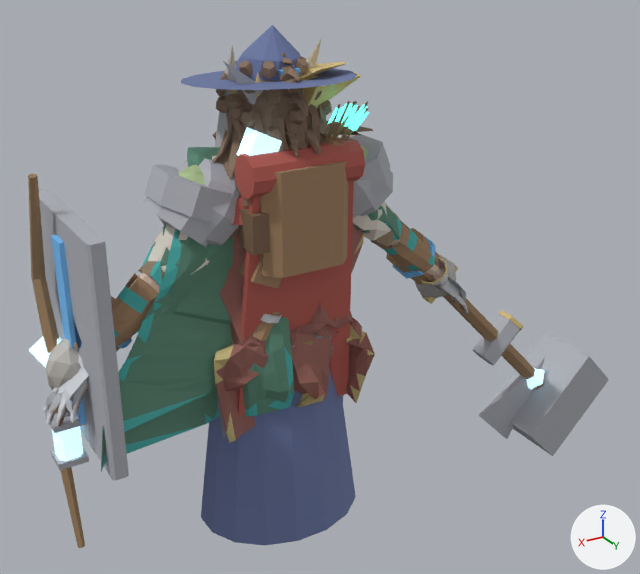
One commit to the Blender file art/creator/humanoid_heavy/humanoid_heavy_feminine.blend: the scene before it, then after it.
The view is the same before and after, from a 50 mm camera at (1.49, 2.84, 2.48) aimed at (-0.32, -0.18, 0.97). The axes (+X, +Y, +Z) are drawn at lower right. The lights are the same throughout. The picture after the commit comes second.

In view in the first picture: 'part.arms.ranger_bracers', 'part.back.backpack', 'part.back.cape', 'part.back.travel_cape', 'part.hair.coils', 'part.head.wide_hat', 'part.offhand.bow', 'part.offhand.tower_shield', 'part.shoulders.ranger_cloak', 'part.shoulders.slabs', 'part.torso.robe', 'part.weapon.maul' and 31 more.
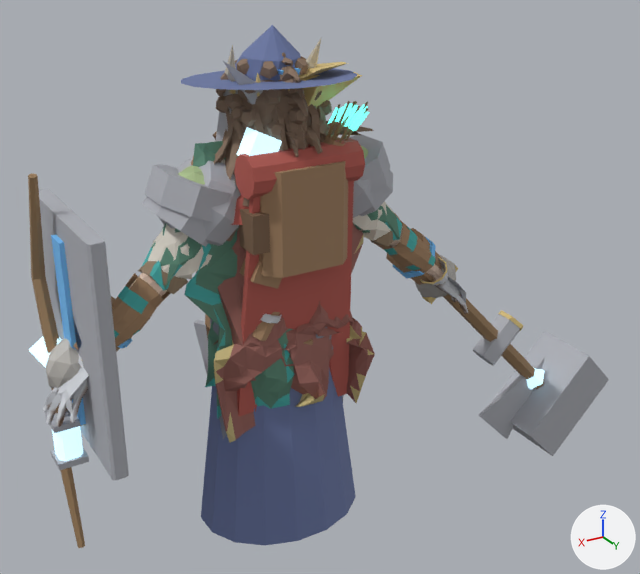
Pixel boxes (x1, y1, x2, y2) of what changed, in the pictures (640 x 574 px; the box of a moved part takes in the faces that stretch with it):
'part.shoulders.ranger_cloak', reshaped: before (101, 147, 294, 472); after (184, 141, 294, 419)
part 1 of me_part_shoulders_ranger_cloak, rebuilt: before (101, 147, 292, 470); after (193, 141, 294, 408)
part 2 of me_part_shoulders_ranger_cloak, deleted: before (101, 302, 294, 472)
part 3 of me_part_shoulders_ranger_cloak, moved or reshaped: before (154, 228, 257, 419); after (184, 244, 294, 419)

The edits, one by one:
me_part_shoulders_ranger_cloak is used by ob_part_shoulders_ranger_cloak; location (0.0, 0.0, 0.0).
me_part_shoulders_ranger_cloak had 779 vertices, 1145 faces and spanned x -0.141..0.827, y -0.116..0.276, z 0.644..1.7.
me_part_shoulders_ranger_cloak now has 646 vertices, 961 faces and spans x -0.145..0.419, y -0.107..0.232, z 0.68..1.721.
me_part_shoulders_ranger_cloak part 1: the loose piece of 428 vertices spanning x -0.114..0.827, y -0.036..0.276, z 0.644..1.7 is rebuilt with 314 vertices and now spans x -0.129..0.375, y -0.019..0.232, z 0.685..1.721.
me_part_shoulders_ranger_cloak part 2: 14 loose pieces with 120 vertices, spanning x -0.062..0.827, y -0.032..0.276, z 0.644..1.69, are deleted.
me_part_shoulders_ranger_cloak part 3: 133 vertices removed from x -0.141..0.539, y -0.116..0.194, z 0.651..1.682; 227 vertices added at x -0.145..0.419, y -0.107..0.232, z 0.68..1.681.
Other edits to the shape of me_part_shoulders_ranger_cloak do not show in these pictures.
